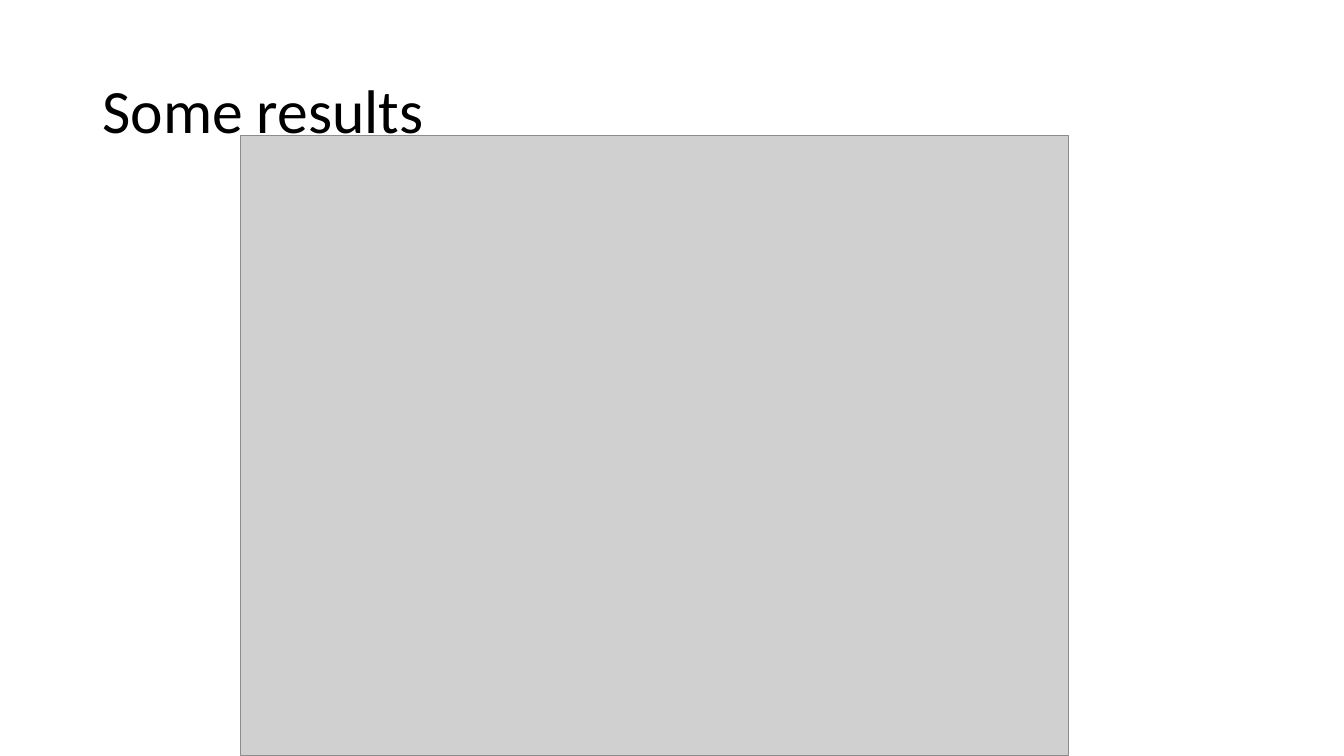
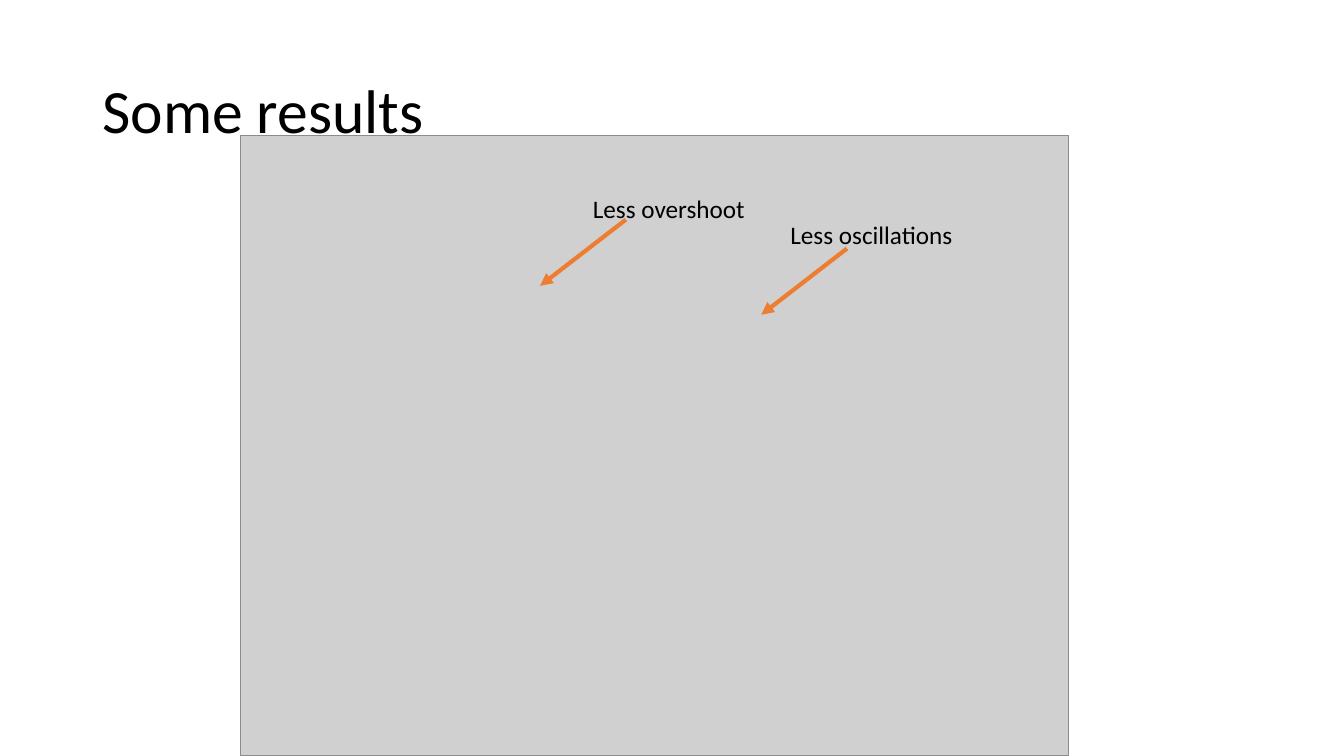
Before and after one commit to auralius/up_temperature_control_device, a slide deck: slide 5 of Activities/Presentations/Smith Predictor.pptx. Drawn at 1344x756 pixels with LibreOffice and Linux fonts; fonts in the diff are those of the drawing; grey boxes stand for pictures. Boxes give left, top, right and bottom in pixels: in the first picture for what was removed or moved away, otherwise in the second. Text is boxed around its words. In the diff, an @@ line names an element or a change of style, - is before the commit and + after.

```diff
--- a/Activities/Presentations/Smith Predictor.pptx
+++ b/Activities/Presentations/Smith Predictor.pptx
@@ text added at (593, 200, 744, 224), 18 pt, text #000000 @@
+Less overshoot
@@ arrow added from (626, 220) to (540, 286), #ED7D31 3 pt @@
@@ text added at (790, 226, 952, 251), 18 pt, text #000000 @@
+Less oscillations
@@ arrow added from (847, 249) to (761, 315), #ED7D31 3 pt @@
```
Also in this commit, not shown: 2 other slides changed.
